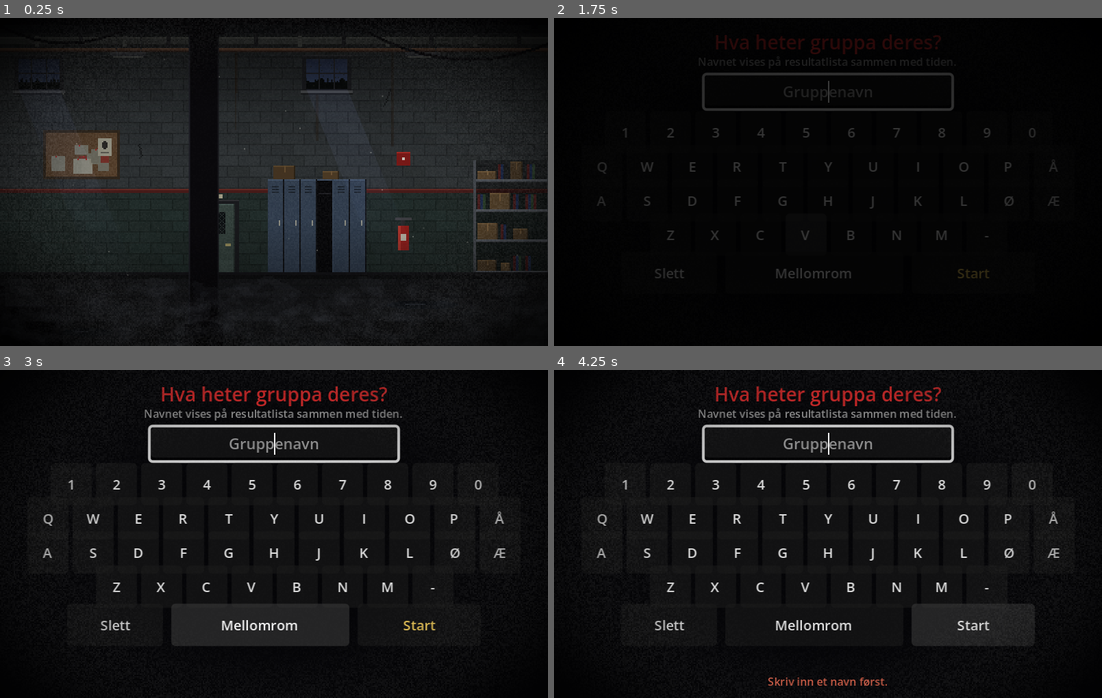
Above: before the commit, frames 1-4 (two rows, left to right).
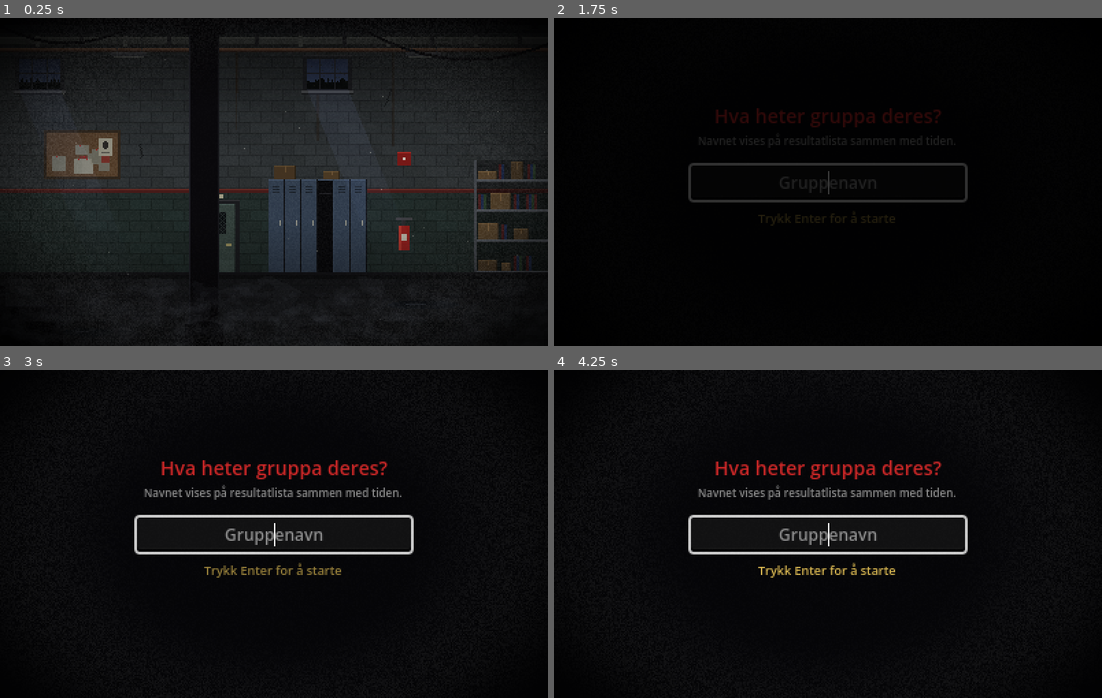
Above: after the commit, the same moments.

Repository: Halloween-prosjektet/rom-1
Game: Godot game, scene res://scenes/title.tscn
Two runs of this game, one before a commit and one after it. Both use one fixed random seed, a clock stepped at 60 frames per second and the inputs below.
Inputs (mouse positions are in pixels of both pictures, inside the frame that each line leads up to):
- Up to frame 1 (0.25 s): no input
- Up to frame 2 (1.75 s): tap Enter at 0.5 s; move the mouse to (948, 165) at 0.52 s; hold Right (move_right) 0.53-1.25 s; hold E (interact) 0.53-1.25 s; click (948, 165) at 0.67 s; tap Space at 0.77, 1.07 s; drag from (718, 198) to (800, 247) at 1.27 s
- Up to frame 3 (3 s): click (115, 625) at 2 s, where only the run before the commit has a clickable "Slett"; click (263, 625) at 2.75 s, where only the run before the commit has a clickable "Mellomrom"
- Up to frame 4 (4.25 s): click (970, 625) at 3.5 s, where only the run before the commit has a clickable "Start"

The runs differ from the first frame. In frame 1, 0.9% of the frame differs, in the area x 8-100%, y 5-79%; in frame 2, 4.4%; in frame 3, 11%, in the area x 7-93%, y 5-85%; in frame 4, 9.3%.

Commit message:
Raskere på Raspberry Pi 4, og navneskjerm uten skjermtastatur
- Spillet tegnes i 400x240 og skaleres opp (stretch mode "viewport",
  heltallsskalering) i stedet for i full skjermoppløsning. Lys, lag og
  skjermeffekter tegner da 4x (800x480) til 21x (1080p) færre piksler.
- Piksel-snapping, og OpenGL ES som grafikkdriver på Linux (det Pi-en
  har innebygd).
- Gangeanimasjonen følger hvor langt i steget figuren er, og stå-bildet
  vises først når figuren har stoppet, så den ikke glir i stå-stilling
  når bildefrekvensen er lav.
- HUD-klokka setter ny tekst bare når tiden som vises endrer seg.
- F3 (eller [display] show_fps=true) viser bildefrekvens og grafikkdriver.
- Godot AI-pluginen (bare for editoren) er tatt ut av eksporten.
- Navneskjermen: skjermtastaturet er fjernet; skriv navnet og trykk Enter.

Co-Authored-By: Claude Opus 5.5 <noreply@anthropic.com>

Diff:
--- a/config/defaults.cfg
+++ b/config/defaults.cfg
@@ -45,5 +45,7 @@
 touch_toggle=false
 ; Vignett/korn-effekt over skjermen.
 screen_effects=true
+; Bildefrekvens og grafikkdriver oppe til venstre (slås også av/på med F3).
+show_fps=false
 ; Tegn per sekund i dialogboksen.
 text_speed=40.0
--- a/data/dialogue_no.json
+++ b/data/dialogue_no.json
@@ -21,9 +21,7 @@
 		"item_key": "Nøkkel",
 		"name_title": "Hva heter gruppa deres?",
 		"name_hint": "Navnet vises på resultatlista sammen med tiden.",
-		"name_start": "Start",
-		"name_delete": "Slett",
-		"name_space": "Mellomrom",
+		"name_enter": "Trykk Enter for å starte",
 		"name_missing": "Skriv inn et navn først.",
 		"end_result": "{name}  -  tid: {time}",
 		"restart": "Ny gruppe",
--- a/project.godot
+++ b/project.godot
@@ -34,7 +34,8 @@
 window/size/viewport_height=240
 window/size/window_width_override=800
 window/size/window_height_override=480
-window/stretch/mode="canvas_items"
+window/stretch/mode="viewport"
+window/stretch/scale_mode="integer"
 
 [dotnet]
 
@@ -55,6 +56,8 @@
 [rendering]
 
 textures/canvas_textures/default_texture_filter=0
+2d/snap/snap_2d_transforms_to_pixel=true
+gl_compatibility/driver.linuxbsd="opengl3_es"
 rendering_device/driver.windows="d3d12"
 renderer/rendering_method="gl_compatibility"
 renderer/rendering_method.mobile="gl_compatibility"
--- a/scenes/name_entry.tscn
+++ b/scenes/name_entry.tscn
@@ -23,9 +23,9 @@
 
 [node name="Title" type="Label" parent="."]
 layout_mode = 0
-offset_top = 8.0
+offset_top = 62.0
 offset_right = 400.0
-offset_bottom = 26.0
+offset_bottom = 82.0
 theme_override_colors/font_color = Color(0.8, 0.15, 0.15, 1)
 theme_override_font_sizes/font_size = 14
 text = "Hva heter gruppa deres?"
@@ -33,9 +33,9 @@
 
 [node name="Hint" type="Label" parent="."]
 layout_mode = 0
-offset_top = 26.0
+offset_top = 84.0
 offset_right = 400.0
-offset_bottom = 38.0
+offset_bottom = 96.0
 theme_override_colors/font_color = Color(0.55, 0.55, 0.55, 1)
 theme_override_font_sizes/font_size = 8
 text = "Navnet vises på resultatlista sammen med tiden."
@@ -43,26 +43,29 @@
 
 [node name="NameEdit" type="LineEdit" parent="."]
 layout_mode = 0
-offset_left = 110.0
-offset_top = 42.0
-offset_right = 290.0
-offset_bottom = 62.0
-theme_override_font_sizes/font_size = 11
+offset_left = 100.0
+offset_top = 108.0
+offset_right = 300.0
+offset_bottom = 130.0
+theme_override_font_sizes/font_size = 12
 placeholder_text = "Gruppenavn"
 alignment = 1
 
-[node name="Keys" type="Control" parent="."]
+[node name="Prompt" type="Label" parent="."]
 layout_mode = 0
-offset_top = 68.0
+offset_top = 140.0
 offset_right = 400.0
-offset_bottom = 200.0
-mouse_filter = 2
+offset_bottom = 154.0
+theme_override_colors/font_color = Color(0.95, 0.8, 0.35, 1)
+theme_override_font_sizes/font_size = 9
+text = "Trykk Enter for å starte"
+horizontal_alignment = 1
 
 [node name="Error" type="Label" parent="."]
 layout_mode = 0
-offset_top = 222.0
+offset_top = 160.0
 offset_right = 400.0
-offset_bottom = 236.0
+offset_bottom = 174.0
 theme_override_colors/font_color = Color(0.9, 0.4, 0.3, 1)
 theme_override_font_sizes/font_size = 8
 horizontal_alignment = 1
--- a/scripts/autoload/screen.gd
+++ b/scripts/autoload/screen.gd
@@ -48,6 +48,11 @@
 var _fade: ColorRect
 var _location: Label
 var _location_tween: Tween
+## Bildefrekvens + grafikkdriver oppe til venstre. F3 slår av/på, eller
+## [display] show_fps=true i config. Viser "llvmpipe" betyr det at Pi-en tegner uten
+## grafikkort (programvare), og da blir alt tregt.
+var _fps: Label
+var _fps_timer := 0.0
 
 
 func _ready() -> void:
@@ -86,6 +91,31 @@
 	_location.position = Vector2(8, 240 - 34)
 	_location.modulate.a = 0.0
 	_fade_layer.add_child(_location)
+
+	_fps = Label.new()
+	_fps.add_theme_font_size_override("font_size", 8)
+	_fps.add_theme_color_override("font_color", Color(0.6, 1.0, 0.6))
+	_fps.add_theme_color_override("font_outline_color", Color.BLACK)
+	_fps.add_theme_constant_override("outline_size", 2)
+	_fps.position = Vector2(4, 2)
+	_fps.visible = Config.get_value("display", "show_fps", false)
+	_fade_layer.add_child(_fps)
+
+
+func _process(delta: float) -> void:
+	if not _fps.visible:
+		return
+	_fps_timer -= delta
+	if _fps_timer <= 0.0:
+		_fps_timer = 0.5
+		_fps.text = "%d fps  %s  %s" % [Engine.get_frames_per_second(),
+			RenderingServer.get_current_rendering_driver_name(), RenderingServer.get_video_adapter_name()]
+
+
+func _unhandled_input(event: InputEvent) -> void:
+	if event is InputEventKey and event.pressed and not event.echo and event.physical_keycode == KEY_F3:
+		_fps.visible = not _fps.visible
+		_fps_timer = 0.0
 
 
 func _setup_theme() -> void:
--- a/scripts/scenes/name_entry.gd
+++ b/scripts/scenes/name_entry.gd
@@ -1,21 +1,17 @@
 extends Control
-## Navneskjerm før spillet: gruppa skriver inn navnet sitt, slik at tiden
-## kan knyttes til riktig gruppe på resultatlista.
-## Har eget skjermtastatur (berøringsskjermen på Pi-en har ikke noe innebygd),
-## men et vanlig tastatur virker også.
+## Navneskjerm før spillet: gruppa skriver inn navnet sitt med tastaturet, slik at
+## tiden kan knyttes til riktig gruppe på resultatlista. Enter starter.
 
 const INTRO_SCENE := "res://scenes/intro/intro.tscn"
 const MAX_LENGTH := 16
-const KEY_ROWS := ["1234567890", "QWERTYUIOPÅ", "ASDFGHJKLØÆ", "ZXCVBNM-"]
-const KEY_SIZE := Vector2(30, 22)
-const KEY_GAP := 3.0
 
 var _started := false
+var _time := 0.0
 
 @onready var title: Label = $Title
 @onready var hint: Label = $Hint
 @onready var name_edit: LineEdit = $NameEdit
-@onready var keys: Control = $Keys
+@onready var prompt: Label = $Prompt
 @onready var error_label: Label = $Error
 
 
@@ -23,71 +19,19 @@
 	GameState.set_phase("name")
 	title.text = Text.t("name_title")
 	hint.text = Text.t("name_hint")
+	prompt.text = Text.t("name_enter")
 	name_edit.max_length = MAX_LENGTH
 	name_edit.text_submitted.connect(func(_t: String) -> void: _start())
 	name_edit.text_changed.connect(func(_t: String) -> void: error_label.text = "")
-	_build_keyboard()
 	name_edit.grab_focus()
 
 
-func _build_keyboard() -> void:
-	var y := 0.0
-	for row: String in KEY_ROWS:
-		var width := row.length() * KEY_SIZE.x + (row.length() - 1) * KEY_GAP
-		var x := (400.0 - width) / 2.0
-		for ch in row:
-			_add_key(ch, Vector2(x, y), KEY_SIZE, _type.bind(ch))
-			x += KEY_SIZE.x + KEY_GAP
-		y += KEY_SIZE.y + KEY_GAP
-	y += 3.0
-	var bottom := [
-		[Text.t("name_delete"), 70.0, _backspace],
-		[Text.t("name_space"), 130.0, _type.bind(" ")],
-		[Text.t("name_start"), 90.0, _start],
-	]
-	var total := 0.0
-	for b: Array in bottom:
-		total += b[1]
-	total += KEY_GAP * 2 * (bottom.size() - 1)
-	var bx := (400.0 - total) / 2.0
-	for b: Array in bottom:
-		var button := _add_key(b[0], Vector2(bx, y), Vector2(b[1], 26), b[2])
-		if b[2] == _start:
-			button.add_theme_color_override("font_color", Color(0.95, 0.8, 0.35))
-		bx += b[1] + KEY_GAP * 2
-
-
-func _add_key(label: String, pos: Vector2, size: Vector2, action: Callable) -> Button:
-	var b := Button.new()
-	b.text = label
-	b.position = pos
-	b.size = size
-	b.focus_mode = Control.FOCUS_NONE  # LineEdit beholder fokus
-	b.add_theme_font_size_override("font_size", 10)
-	b.pressed.connect(func() -> void:
-		Sfx.play("blip", -10.0)
-		action.call())
-	keys.add_child(b)
-	return b
-
-
-func _type(ch: String) -> void:
-	var text := name_edit.text
-	if text.length() >= MAX_LENGTH:
-		return
-	if ch == " " and (text == "" or text.ends_with(" ")):
-		return
-	# Stor forbokstav i hvert ord, ellers små bokstaver.
-	if text != "" and not text.ends_with(" "):
-		ch = ch.to_lower()
-	name_edit.text = text + ch
-	name_edit.caret_column = name_edit.text.length()
-	error_label.text = ""
-
-
-func _backspace() -> void:
-	name_edit.text = name_edit.text.left(-1)
-	name_edit.caret_column = name_edit.text.length()
+func _process(delta: float) -> void:
+	_time += delta
+	prompt.modulate.a = 0.45 + 0.55 * absf(sin(_time * 2.0))
+	# Tekstfeltet skal alltid ta imot tastetrykk, også etter et museklikk et annet sted.
+	if not _started and not name_edit.has_focus():
+		name_edit.grab_focus()
 
 
 func _start() -> void:
@@ -99,6 +43,7 @@
 		Sfx.play("locked", -6.0)
 		return
 	_started = true
+	name_edit.editable = false
 	GameState.player_name = group
 	Sfx.play("sting", -6.0)
 	GameState.set_phase("intro")
--- a/scripts/ui/hud.gd
+++ b/scripts/ui/hud.gd
@@ -12,6 +12,7 @@
 @onready var timer_label: Label = $TimerLabel
 
 var _reset_target: Node = null
+var _timer_stopped := false
 
 
 func _ready() -> void:
@@ -29,12 +30,18 @@
 
 func _process(_delta: float) -> void:
 	# Skjul kontrollene mens dialog vises.
-	var show := not Dialogue.is_open
-	dpad.modulate.a = 1.0 if show else 0.0
-	action_button.modulate.a = 1.0 if show else 0.0
+	if touch.visible:
+		var show := not Dialogue.is_open
+		dpad.modulate.a = 1.0 if show else 0.0
+		action_button.modulate.a = 1.0 if show else 0.0
 	timer_label.visible = GameState.timer_started()
-	timer_label.text = GameState.format_time(GameState.elapsed_ms())
-	if not GameState.timer_running():
+	# Teksten settes bare når tiden som vises endrer seg (ny tekst må formes på nytt,
+	# og det koster på Pi-en).
+	var text := GameState.format_time(GameState.elapsed_ms())
+	if text != timer_label.text:
+		timer_label.text = text
+	if GameState.timer_started() and not GameState.timer_running() and not _timer_stopped:
+		_timer_stopped = true
 		timer_label.add_theme_color_override("font_color", Color(0.95, 0.8, 0.35))
 
 
--- a/scripts/world/actor.gd
+++ b/scripts/world/actor.gd
@@ -81,11 +81,6 @@
 	return DIR_ROW.get(facing, 0) * sprite.hframes + col
 
 
-func _next_walk_frame() -> void:
-	_set_frame(walk_cols[_walk_i % walk_cols.size()])
-	_walk_i += 1
-
-
 ## Prøver å gå én rute. Returnerer false hvis veien er blokkert.
 func step(dir: Vector2i) -> bool:
 	if is_moving:
@@ -94,21 +89,39 @@
 	var target := cell + dir
 	if not map.is_free(target):
 		return false
-	# Hvert steg viser halve gangsyklusen (minst én tegning).
+	# Hvert steg viser halve gangsyklusen (minst én tegning). Tegningen velges ut fra
+	# hvor langt i steget figuren har kommet, så den følger bevegelsen også når
+	# bildefrekvensen er lav.
 	var per_step := maxi(1, walk_cols.size() / 2)
-	_next_walk_frame()
+	var first := _walk_i
+	_walk_i += per_step
+	_step_frame(0.0, first, per_step)
 	if footstep_volume_db > -100.0:
 		Sfx.play("footstep", footstep_volume_db, randf_range(0.85, 1.15))
-	if per_step == 1:
-		get_tree().create_timer(step_time * 0.55).timeout.connect(func() -> void:
-			if is_moving: _set_frame(stand_col))
-	for j in range(1, per_step):
-		get_tree().create_timer(step_time * j / per_step).timeout.connect(func() -> void:
-			if is_moving: _next_walk_frame())
+	var anim := create_tween()
+	anim.tween_method(_step_frame.bind(first, per_step), 0.0, 1.0, step_time)
 	await move_to_cell(target, step_time)
-	_set_frame(stand_col)
+	anim.kill()
 	stepped.emit(cell)
+	_stand_when_stopped()
 	return true
+
+
+func _step_frame(progress: float, first: int, per_step: int) -> void:
+	if per_step == 1 and progress >= 0.55:
+		_set_frame(stand_col)  # 3-kolonners ark: steg, så stå
+		return
+	var k := mini(int(progress * per_step), per_step - 1)
+	_set_frame(walk_cols[(first + k) % walk_cols.size()])
+
+
+## Stå-tegningen vises først når figuren faktisk har stoppet. Går den videre, starter
+## neste steg før neste bilde tegnes, og da skal den ikke "gli" i stå-stilling imellom.
+func _stand_when_stopped() -> void:
+	await get_tree().physics_frame
+	await get_tree().physics_frame
+	if not is_moving:
+		_set_frame(stand_col)
 
 
 func walk_path(path: Array[Vector2i]) -> bool:
Not shown, changed: export_presets.cfg
Not shown, changed: README.md
